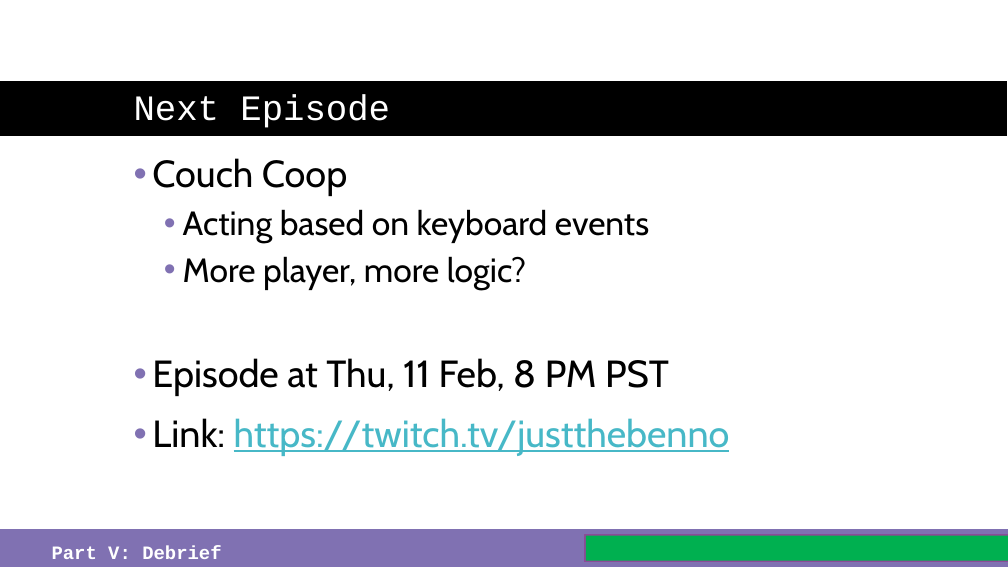
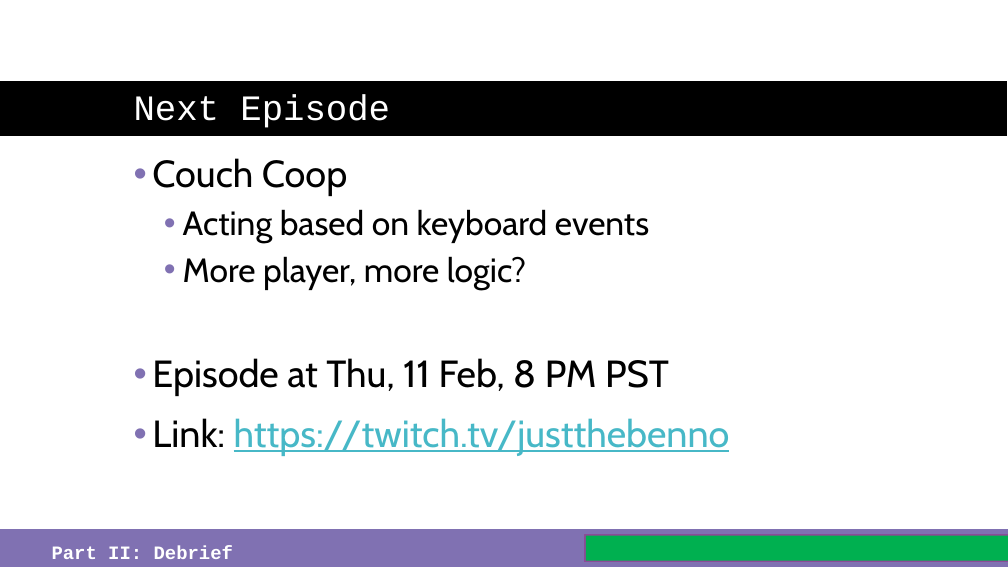
Before and after one commit to just-the-benno/BlazQ, a slide deck: slide 18 of episode3/media/slides-episode-03.pptx. Drawn at 1008x567 pixels with LibreOffice and Linux fonts; fonts in the diff are those of the drawing; background and template pictures are left out. Boxes give left, top, right and bottom in pixels: in the first picture for what was removed or moved away, otherwise in the second. Text is boxed around its words. In the diff, an @@ line names an element or a change of style, - is before the commit and + after.

```diff
--- a/episode3/media/slides-episode-03.pptx
+++ b/episode3/media/slides-episode-03.pptx
@@ text at <box>52,545,233,559</box>: text changed @@
-Part V: Debrief
+Part II: Debrief
```
Also in this commit, not shown: 13 other slides changed, 2 other files.
